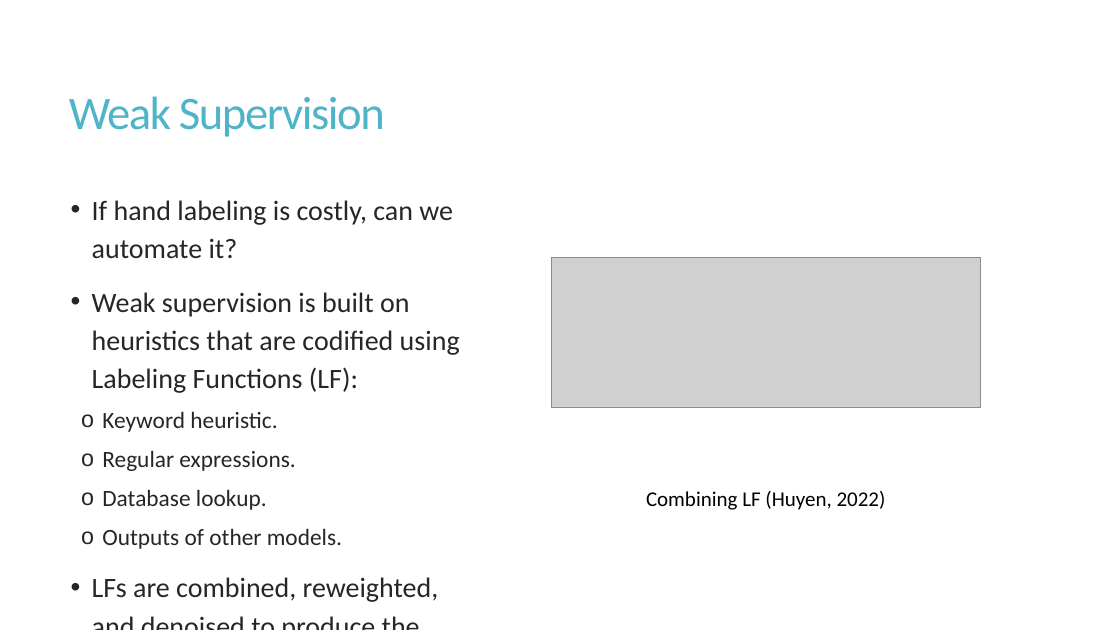
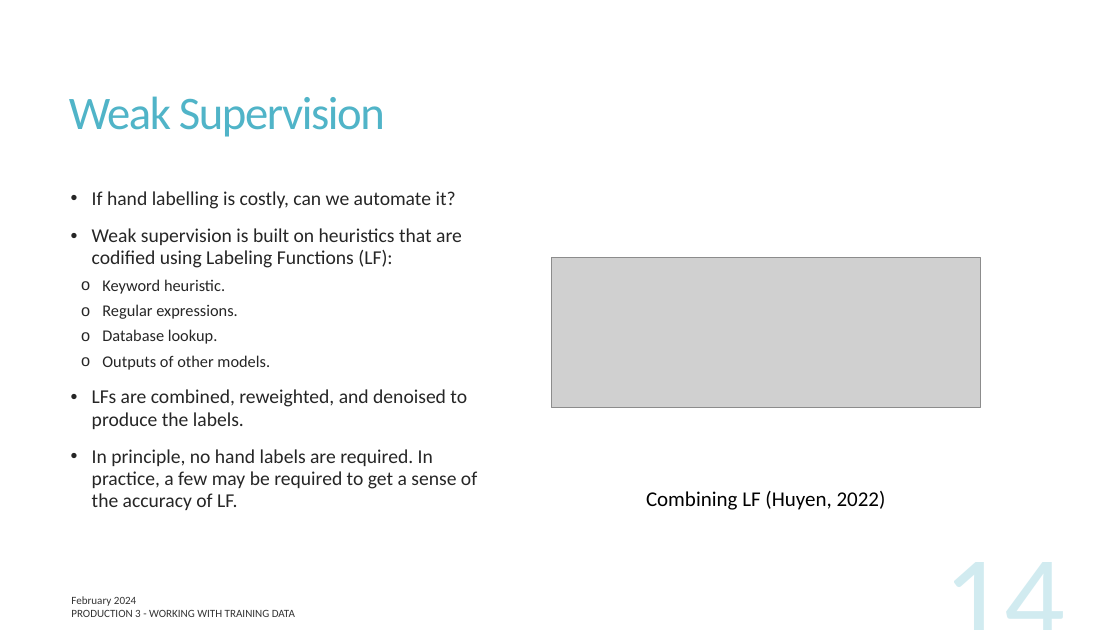
Before and after one commit to UofT-DSI/production, a slide deck: slide 14 of lessons/part_3/production_3.pptx. Drawn at 1120x630 pixels with LibreOffice and Linux fonts; fonts in the diff are those of the drawing; grey boxes stand for pictures. Boxes give left, top, right and bottom in pixels: in the first picture for what was removed or moved away, otherwise in the second. Text is boxed around its words. In the diff, an @@ line names an element or a change of style, - is before the commit and + after.

```diff
--- a/lessons/part_3/production_3.pptx
+++ b/lessons/part_3/production_3.pptx
@@ text at (x1=92, y1=191, x2=456, y2=209): text changed; size 24 to 16.8 pt @@
-• If hand labeling is costly, can we automate it?
+• If hand labelling is costly, can we automate it?
@@ text at (x1=92, y1=228, x2=477, y2=510): size 24 to 16.8 pt in "Weak supervision is built on heuristics that ...", "LFs are combined, reweighted, and denoised to ...", "In principle, no hand labels are required. ..."; size 20 to 14 pt in "Keyword heuristic.", "Regular expressions.", "Database lookup.", "Outputs of other models."; line spacing 1.14 to 0.94 @@
@@ page number added at (x1=805, y1=540, x2=1074, y2=630), 103 pt, text #50B4C8 at 25% opacity @@
+14
@@ text added at (x1=71, y1=596, x2=136, y2=606), 9.5 pt, text #000000 at 80% opacity @@
+February 2024
@@ text added at (x1=71, y1=610, x2=295, y2=617), 9.5 pt, text #000000 at 80% opacity @@
+PRODUCTION 3 - WORKING WITH TRAINING DATA
```
Also in this commit, not shown: 18 other slides changed, 4 slides added, 4 slides removed, 2 other files.
